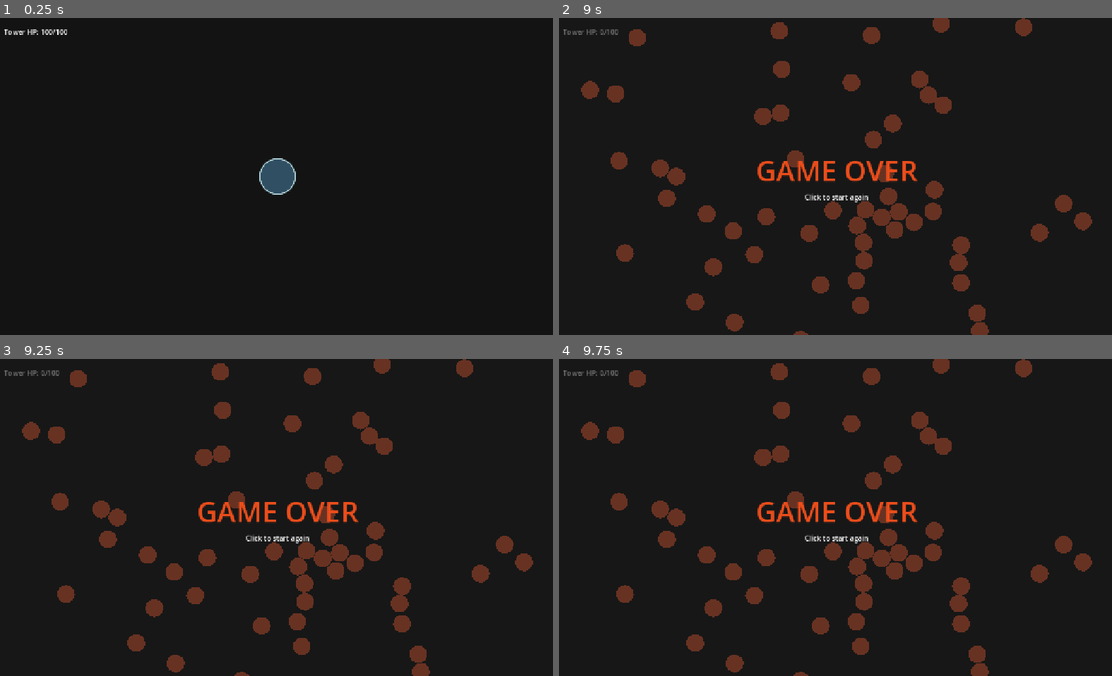
Above: before the commit, frames 1-4 (two rows, left to right).
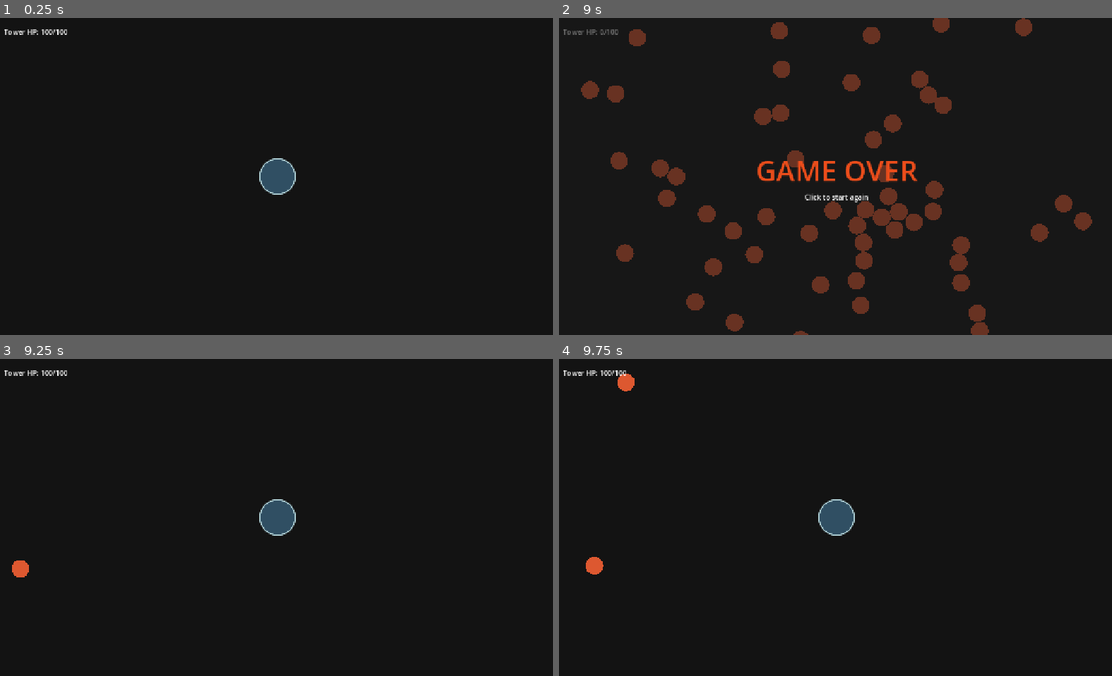
Above: after the commit, the same moments.

Repository: DennisRas/TowerDefenseWithCards
Game: Godot game, scene res://scenes/main.tscn
The game is run twice, just before and just after one commit, with the same random seed, the same clock (stepped at 60 frames per second) and the same inputs.
Inputs:
- Up to frame 1 (0.25 s): no input
- Up to frame 2 (9 s): tap Enter (ui_accept) at 0.5, 1.35, 1.52, 1.82, 2.85, 3.02, 3.32, 4.35, 4.52, 4.82, 5.85, 6.02, 6.32, 7.35, 7.52, 7.82, 8.85 s; hold Enter (ui_accept) 0.53-1.28 s; hold Enter (ui_accept) 2.03-2.78 s; hold Enter (ui_accept) 3.53-4.28 s; hold Enter (ui_accept) 5.03-5.78 s; hold Enter (ui_accept) 6.53-7.28 s; hold Enter (ui_accept) 8.03-8.78 s
- Up to frame 3 (9.25 s): tap Enter (ui_accept) at 9.02 s
- Up to frame 4 (9.75 s): tap Enter (ui_accept) at 9.32, 9.5 s; hold Enter (ui_accept) from 9.53 s (still down)

Frames 1-2 are identical in both runs. In frame 3, 9.2% of the frame differs, in the area x 0-97%, y 0-100%; in frame 4, 9.3%.

Commit message:
Add restart

Diff:
--- a/scenes/main.tscn
+++ b/scenes/main.tscn
@@ -5,6 +5,7 @@
 [ext_resource type="Script" uid="uid://cr3vu3udfm46n" path="res://scripts/arena.gd" id="3_tbgi4"]
 [ext_resource type="Script" uid="uid://baavm7skyvx5y" path="res://scripts/hud.gd" id="4_jyhfs"]
 [ext_resource type="Script" uid="uid://bqq8d3mm8lev7" path="res://scripts/game.gd" id="5_tbgi4"]
+[ext_resource type="Script" uid="uid://c0b0cj4ov8o0s" path="res://scripts/restart_button.gd" id="5_tefeu"]
 
 [sub_resource type="LabelSettings" id="LabelSettings_a2djh"]
 font_size = 64
@@ -54,6 +55,12 @@
 horizontal_alignment = 1
 vertical_alignment = 1
 
+[node name="RestartButton" type="Button" parent="HUD/GameOverPanel/CenterContainer/VBoxContainer" unique_id=563887184]
+visible = false
+layout_mode = 2
+text = "Play Again"
+script = ExtResource("5_tefeu")
+
 [node name="ClickToRestart" type="Label" parent="HUD/GameOverPanel/CenterContainer/VBoxContainer" unique_id=203772242]
 layout_mode = 2
 text = "Click to start again"
--- a/scripts/game.gd
+++ b/scripts/game.gd
@@ -17,3 +17,9 @@
 	get_tree().paused = true
 	state_changed.emit(state)
 	print("Game over!")
+
+func restart():
+	get_tree().reload_current_scene()
+	Game.state = Game.State.PLAYING
+	get_tree().paused = false
+	print("Game restarting")
--- a/scripts/hud.gd
+++ b/scripts/hud.gd
@@ -18,3 +18,10 @@
 		overlay.visible = true
 	else:
 		overlay.visible = false
+
+func _input(event):
+	if Game.state != Game.State.GAME_OVER:
+		return
+
+	if event.is_action_pressed("ui_accept"):
+		Game.restart()
--- /dev/null
+++ b/scripts/restart_button.gd
@@ -0,0 +1,11 @@
+extends Button
+
+
+# Called when the node enters the scene tree for the first time.
+func _ready() -> void:
+	pass # Replace with function body.
+
+
+# Called every frame. 'delta' is the elapsed time since the previous frame.
+func _process(delta: float) -> void:
+	pass
Not shown, added: scripts/restart_button.gd.uid
